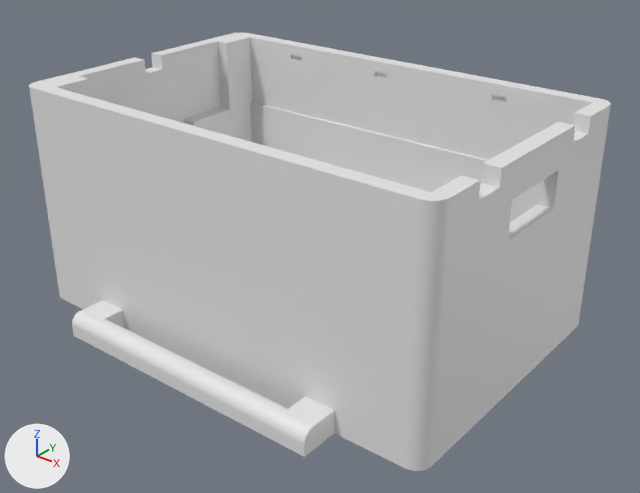
Renders of the Blender file SlimeVR_Cases.blend from each side of a commit.
Before and after are seen from a 50 mm camera at (68.7, -82.2, 57.1) aimed at (5.4, -3.1, 8.0). Lighting does not change. The marker at lower left points along +X, +Y and +Z.

In view in the first picture: 'Case'.
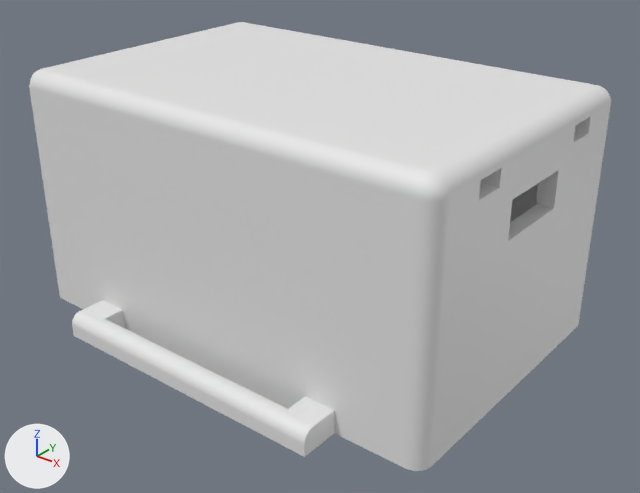
Where the change shows, as pixel boxes (x1, y1, x2, y2) in the pictures (640 x 493 px):
'Lid', shown: after (30, 22, 611, 201)

The change, as a diff of the scene's bpy script:
```diff
--- a/SlimeVR_Cases.blend.py
+++ b/SlimeVR_Cases.blend.py
@@ ob_lid @@
 ob_lid.location = (0.0, 0.0, 28.2)
-ob_lid.hide_set(True)
```
